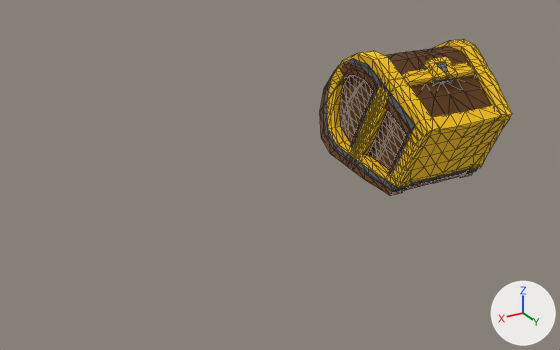
What one commit did to the glTF model assets/glb/chest.glb.
The view is the same before and after, from a 50 mm lens placed at (4.95, 5.9, 2.48), pointed at (1.7, 0.48, -0.23). Lighting does not change. The marker at lower right points along +X, +Y and +Z. The first picture is the older version. Mesh edges are drawn as thin lines. Where no turn or scale is listed for an object, it has been applied to the vertices. Vertices at exactly the same position are counted once.
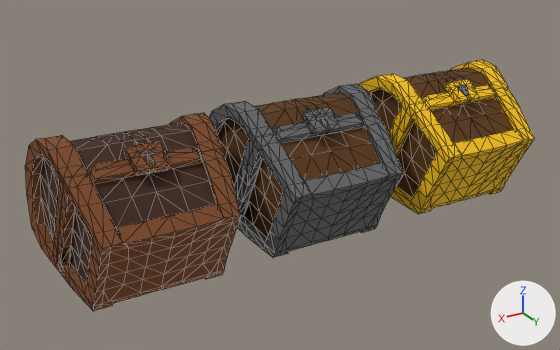
Pixel boxes [x1, y1, x2, y2] of what changed, in the pictures (560 x 350 px):
'Object_39', moved (mostly hidden before): before [347, 100, 473, 196]; after [55, 148, 241, 311]
'Object_15', moved: before [355, 64, 512, 188]; after [390, 87, 534, 214]
'Object_27', moved (mostly hidden before): before [351, 79, 478, 192]; after [237, 114, 403, 257]
'Object_41', moved: before [320, 63, 378, 166]; after [25, 113, 222, 265]
'Object_17', moved: before [327, 39, 486, 159]; after [359, 60, 508, 141]
'Object_29', moved (mostly hidden before): before [323, 46, 446, 162]; after [209, 84, 379, 197]

The change in detail:
me_chestbotton_chest_0 is used by ob_object_15; location (0.013, 0.459, -0.015).
me_chestbotton_chest_0 had 269 vertices, 523 faces and spanned x -0.645..0.648, y -0.325..0.589, z -0.537..0.564.
me_chestbotton_chest_0 now has 269 vertices, 523 faces and spans x -0.647..0.645, y -0.027..0.886, z -0.687..0.415.
me_chestbotton_chest_0 part 1: the whole mesh is moved by (-0.002, 0.298, -0.15).
me_chesttop_chest_0 is used by ob_object_17; location (0.013, 0.459, -0.015).
me_chesttop_chest_0 had 258 vertices, 472 faces and spanned x -0.697..0.704, y -0.762..0.135, z -0.427..0.681.
me_chesttop_chest_0 now has 258 vertices, 472 faces and spans x -0.699..0.702, y -0.464..0.433, z -0.577..0.531.
me_chesttop_chest_0 part 2: the whole mesh is moved by (-0.002, 0.298, -0.15).
me_chestbotton_001_lpoly_pallete_0 is used by ob_object_27; location (2.006, 0.459, -0.015).
me_chestbotton_001_lpoly_pallete_0 had 269 vertices, 524 faces and spanned x -2.635..-1.343, y -0.382..0.531, z -0.599..0.502.
me_chestbotton_001_lpoly_pallete_0 now has 269 vertices, 524 faces and spans x -1.096..0.196, y -0.04..0.874, z -0.701..0.401.
me_chestbotton_001_lpoly_pallete_0 part 3: the whole mesh is moved by (1.539, 0.342, -0.102).
me_chesttop_001_chest_0 is used by ob_object_29; location (2.006, 0.459, -0.015).
me_chesttop_001_chest_0 had 258 vertices, 472 faces and spanned x -2.687..-1.287, y -0.819..0.078, z -0.489..0.619.
me_chesttop_001_chest_0 now has 258 vertices, 472 faces and spans x -1.148..0.253, y -0.477..0.42, z -0.591..0.517.
me_chesttop_001_chest_0 part 4: the whole mesh is moved by (1.539, 0.342, -0.102).
me_chestbotton_002_lpoly_pallete_0 is used by ob_object_39; location (3.978, 0.459, -0.015).
me_chestbotton_002_lpoly_pallete_0 had 269 vertices, 523 faces and spanned x -4.606..-3.314, y -0.439..0.475, z -0.661..0.441.
me_chestbotton_002_lpoly_pallete_0 now has 269 vertices, 523 faces and spans x -1.54..-0.248, y -0.053..0.861, z -0.715..0.387.
me_chestbotton_002_lpoly_pallete_0 part 5: the whole mesh is moved by (3.066, 0.386, -0.054).
me_chesttop_002_chest_0 is used by ob_object_41; location (3.978, 0.459, -0.015).
me_chesttop_002_chest_0 had 258 vertices, 472 faces and spanned x -4.658..-3.257, y -0.875..0.022, z -0.55..0.557.
me_chesttop_002_chest_0 now has 258 vertices, 472 faces and spans x -1.592..-0.192, y -0.489..0.408, z -0.604..0.503.
me_chesttop_002_chest_0 part 6: the whole mesh is moved by (3.066, 0.386, -0.054).
